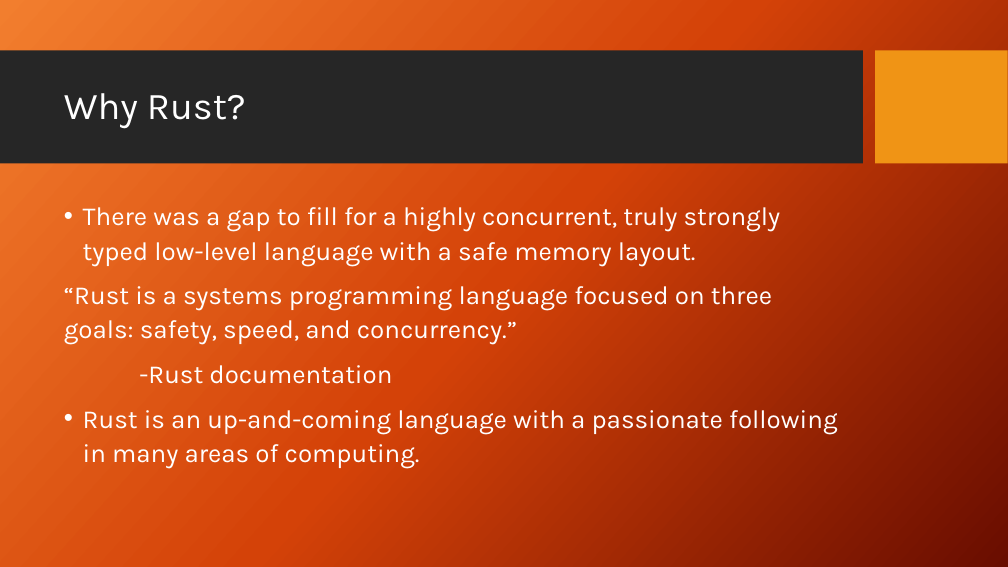
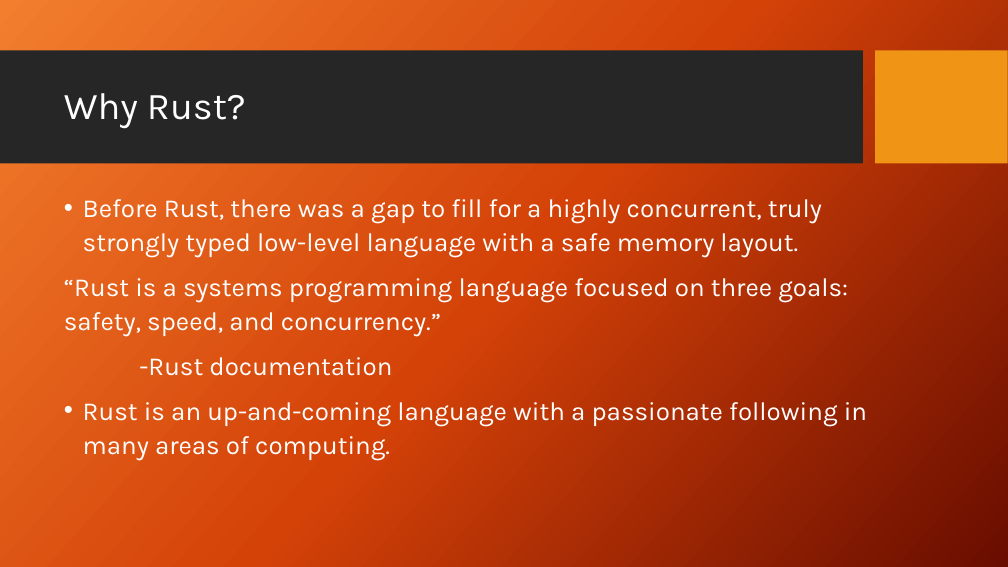
Before and after one commit to DaniloHP/csc372project1, a slide deck: slide 4 of Rust.pptx. Drawn at 1008x567 pixels with LibreOffice and Linux fonts; fonts in the diff are those of the drawing; background and template pictures are left out. Boxes give left, top, right and bottom in pixels: in the first picture for what was removed or moved away, otherwise in the second. Text is boxed around its words. In the diff, an @@ line names an element or a change of style, - is before the commit and + after.

Commit message:
rust pptx updated after second run through

```diff
--- a/Rust.pptx
+++ b/Rust.pptx
@@ text "Before Rust, there was a ...": place and size @@
-text "Before Rust, there was a ..." at <box>64,207,837,469</box>
+text "Before Rust, there was a ..." at <box>64,199,867,461</box>
@@ text at <box>83,199,822,258</box>: text changed @@
-• There was a gap to fill for a highly concurrent, truly strongly typed low-level language with a safe memory layout.
+• Before Rust, there was a gap to fill for a highly concurrent, truly strongly typed low-level language with a safe memory layout.
```
Also in this commit, not shown: 2 other slides changed.
